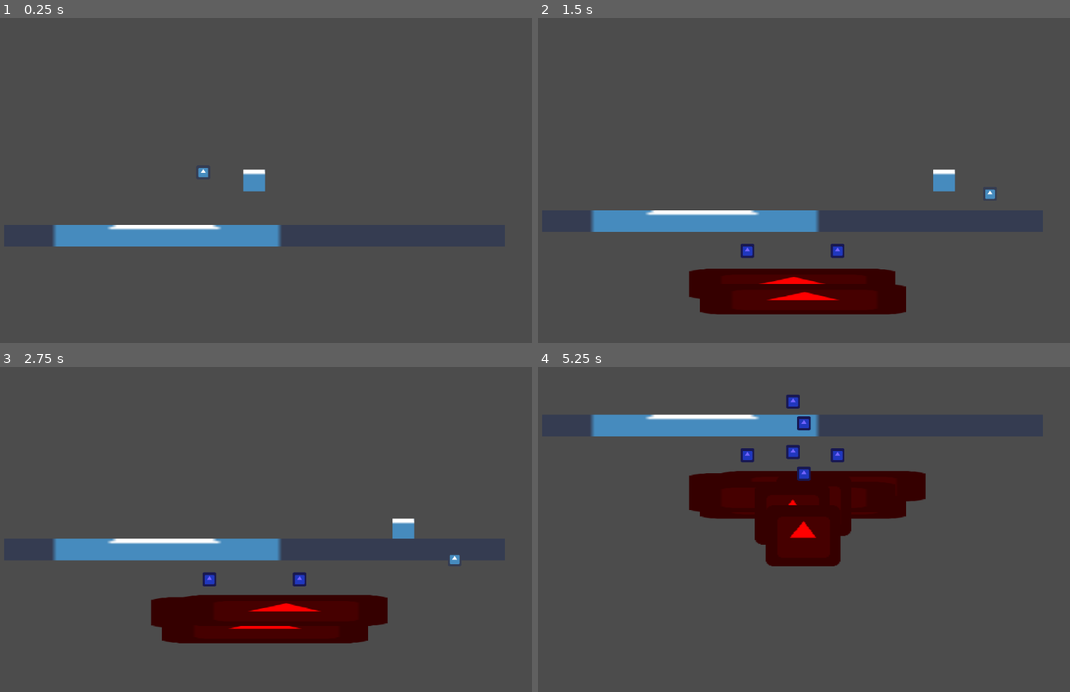
Above: before the commit, frames 1-4 (two rows, left to right).
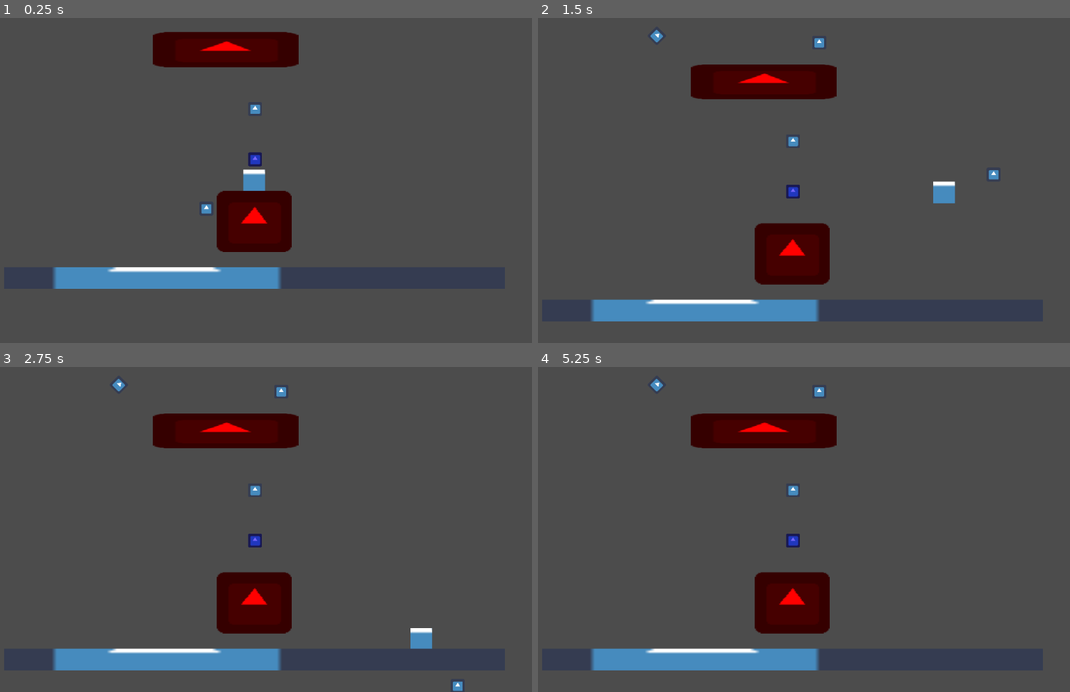
Above: after the commit, the same moments.

Repository: mdrgon1/GWJ-22-Spinzo
Game: Godot game, scene res://Main.tscn
The game is run twice, just before and just after one commit, with the same random seed, the same clock (stepped at 60 frames per second) and the same inputs. The engine's default icon, where the game draws it, is replaced by a stand-in: a white triangle on a blue panel in a dark square.
Inputs:
- Up to frame 1 (0.25 s): no input
- Up to frame 2 (1.5 s): hold E (throw_ball) 0.53-1.28 s; hold Right (move_right) from 0.53 s (still down); tap W (jump) at 0.77 s; tap E (throw_ball) at 1.35 s
- Up to frame 3 (2.75 s): tap W (jump) at 1.52 s; release Right (move_right) at 2.03 s; hold A (move_left) from 2.03 s (still down); hold X from 2.03 s (still down); tap E (throw_ball) at 2.3 s
- Up to frame 4 (5.25 s): release A (move_left) at 2.78 s; release X at 2.78 s; hold Right (move_right) 2.78-4.28 s; tap E (throw_ball) at 2.85, 4.55 s; tap W (jump) at 3.02, 3.77, 4.52 s; hold E (throw_ball) 3.53-4.28 s; hold A (move_left) 4.28-5.03 s; tap X at 4.35 s; hold Right (move_right) from 5.03 s (still down); hold E (throw_ball) from 5.03 s (still down)

The runs differ from the first frame. In frame 1, 11% of the frame differs, in the area x 9-57%, y 4-84%; in frame 2, 15%; in frame 3, 16%; in frame 4, 19%, in the area x 9-73%, y 3-94%.

Commit message:
spawn levels as player progresses
each level spawns in an area around the previous and is dynamically erased as it go out of bounds

Diff:
--- a/Project/Ball/Movement/Default.gd
+++ b/Project/Ball/Movement/Default.gd
@@ -63,8 +63,6 @@
 	# add tangent velocity
 	root_state.velocity += tangent_velocity * get_tangent()
 
-	print(rotations_per_sec)
-
 	if(latched):
 		owner.player.movement.target_velocity = -root_state.velocity * 1.2	# increase player velocity just so it feels a little nicer
 		root_state.velocity = Vector2(0, 0)
--- a/Project/Scripts/Camera.gd
+++ b/Project/Scripts/Camera.gd
@@ -5,5 +5,4 @@
 onready var player = get_tree().get_nodes_in_group("player")[0]
 
 func _process(delta):
-	#position.y = min(position.y, player.position.y + Y_OFFSET)
-	position.y = player.position.y
+	position.y = min(position.y, player.position.y + Y_OFFSET)
--- a/Project/Scripts/LevelTemplate.gd
+++ b/Project/Scripts/LevelTemplate.gd
@@ -1,17 +1,16 @@
 extends Node2D
 
 var num_hazards = 3
+var following_levels = []
 
 func _ready():
 	var hazard_spawns = $EnemySpawns
 	for child in hazard_spawns.get_children():
 		create_enemy_at(child)
 
-func test():
-	pass
-
 func create_enemy_at(target : Node2D):
-	var hazard_index = rand_seed(OS.get_ticks_usec())[0] % (num_hazards + 1) # seed hazard generation with time
+	randomize()
+	var hazard_index = randi() % (num_hazards + 1)
 	hazard_index *= sign(hazard_index) # make sure the index is positive
 
 	# theres a chance there will be no hazard
--- a/Project/Scripts/MainLevel.gd
+++ b/Project/Scripts/MainLevel.gd
@@ -1,6 +1,8 @@
 extends Node
 
 const IN_FRAME_BUFFER = 0
+const LEVEL_SPAWN_BOUNDS = Rect2(Vector2(-50, -10), Vector2(50, -80))
+const SPAWN_THRESHOLD_X = 700
 
 var num_levels = 3
 var active_levels = []
@@ -9,19 +11,37 @@
 
 func _process(delta):
 
-	for level in active_levels:
+	print(active_levels.size())
+
+	if(active_levels.size() == 0):
+		create_level(camera.position - Vector2(0, 10))
+
+	for i in range(active_levels.size()):
+		var level = active_levels[i]
+
+		# despawn levels
 		var lower_bound = camera.position.y + ProjectSettings.get_setting("display/window/size/height") * camera.zoom.y + IN_FRAME_BUFFER
+		var upper_bound = camera.position.y * 2 - lower_bound
 		if(level.position.y > lower_bound):
 			level.queue_free()
 			active_levels.erase(level)
+			break
 
-	if(Input.is_action_just_pressed("throw_ball")):
-		create_level(Vector2(randi() % 20, randi() % 20 + 50))
+		# create new levels if necessary
+		if(level.following_levels.size() == 0 && level.position.y >= upper_bound && abs(level.position.x - camera.position.x) < SPAWN_THRESHOLD_X):
+			var new_level_pos = Vector2(randf(), randf())
+			new_level_pos.x *= LEVEL_SPAWN_BOUNDS.size.x
+			new_level_pos.y *= LEVEL_SPAWN_BOUNDS.size.y
+			new_level_pos += LEVEL_SPAWN_BOUNDS.position
+			new_level_pos += level.position
 
+			level.following_levels.append(create_level(new_level_pos))
 
 # create a random level at a given position
 func create_level(position : Vector2):
-	var level_index = rand_seed(OS.get_ticks_msec())[0] % num_levels # seed level generation with time
+	randomize() #randomize num generator
+
+	var level_index = randi() % num_levels
 	level_index *= sign(level_index) # make sure the index is positive
 
 	# load a random level and instance it
@@ -32,3 +52,4 @@
 	active_levels.append(level)
 	level.set_position(position)
 	call_deferred("add_child", level)
+	return level
--- a/Project/level_templates/Template0.tscn
+++ b/Project/level_templates/Template0.tscn
@@ -1,7 +1,10 @@
-[gd_scene load_steps=3 format=2]
+[gd_scene load_steps=4 format=2]
 
 [ext_resource path="res://Scripts/LevelTemplate.gd" type="Script" id=1]
 [ext_resource path="res://icon.png" type="Texture" id=2]
+
+[sub_resource type="RectangleShape2D" id=1]
+extents = Vector2( 47.5364, 7.20185 )
 
 [node name="LevelTemplate" type="Node2D"]
 script = ExtResource( 1 )
@@ -19,3 +22,9 @@
 position = Vector2( 0, 7.4844 )
 scale = Vector2( 1.48596, 0.219529 )
 texture = ExtResource( 2 )
+
+[node name="StaticBody2D" type="StaticBody2D" parent="."]
+position = Vector2( 0, 6.99298 )
+
+[node name="CollisionShape2D" type="CollisionShape2D" parent="StaticBody2D"]
+shape = SubResource( 1 )
--- a/Project/level_templates/Template1.tscn
+++ b/Project/level_templates/Template1.tscn
@@ -1,7 +1,10 @@
-[gd_scene load_steps=3 format=2]
+[gd_scene load_steps=4 format=2]
 
 [ext_resource path="res://Scripts/LevelTemplate.gd" type="Script" id=1]
 [ext_resource path="res://icon.png" type="Texture" id=2]
+
+[sub_resource type="RectangleShape2D" id=1]
+extents = Vector2( 17.398, 14.6137 )
 
 [node name="LevelTemplate" type="Node2D"]
 script = ExtResource( 1 )
@@ -19,3 +22,9 @@
 position = Vector2( 1.49012e-08, 14.3535 )
 scale = Vector2( 0.539348, 0.442491 )
 texture = ExtResource( 2 )
+
+[node name="StaticBody2D" type="StaticBody2D" parent="."]
+
+[node name="CollisionShape2D" type="CollisionShape2D" parent="StaticBody2D"]
+position = Vector2( 0, 14.3346 )
+shape = SubResource( 1 )
--- a/Project/level_templates/Template2.tscn
+++ b/Project/level_templates/Template2.tscn
@@ -1,7 +1,10 @@
-[gd_scene load_steps=3 format=2]
+[gd_scene load_steps=4 format=2]
 
 [ext_resource path="res://Scripts/LevelTemplate.gd" type="Script" id=1]
 [ext_resource path="res://icon.png" type="Texture" id=2]
+
+[sub_resource type="RectangleShape2D" id=1]
+extents = Vector2( 33.6698, 8.22124 )
 
 [node name="LevelTemplate" type="Node2D"]
 script = ExtResource( 1 )
@@ -19,3 +22,9 @@
 position = Vector2( 33.4152, 8.25156 )
 scale = Vector2( 1.05087, 0.251806 )
 texture = ExtResource( 2 )
+
+[node name="StaticBody2D" type="StaticBody2D" parent="."]
+position = Vector2( 33.7058, 8.32959 )
+
+[node name="CollisionShape2D" type="CollisionShape2D" parent="StaticBody2D"]
+shape = SubResource( 1 )
